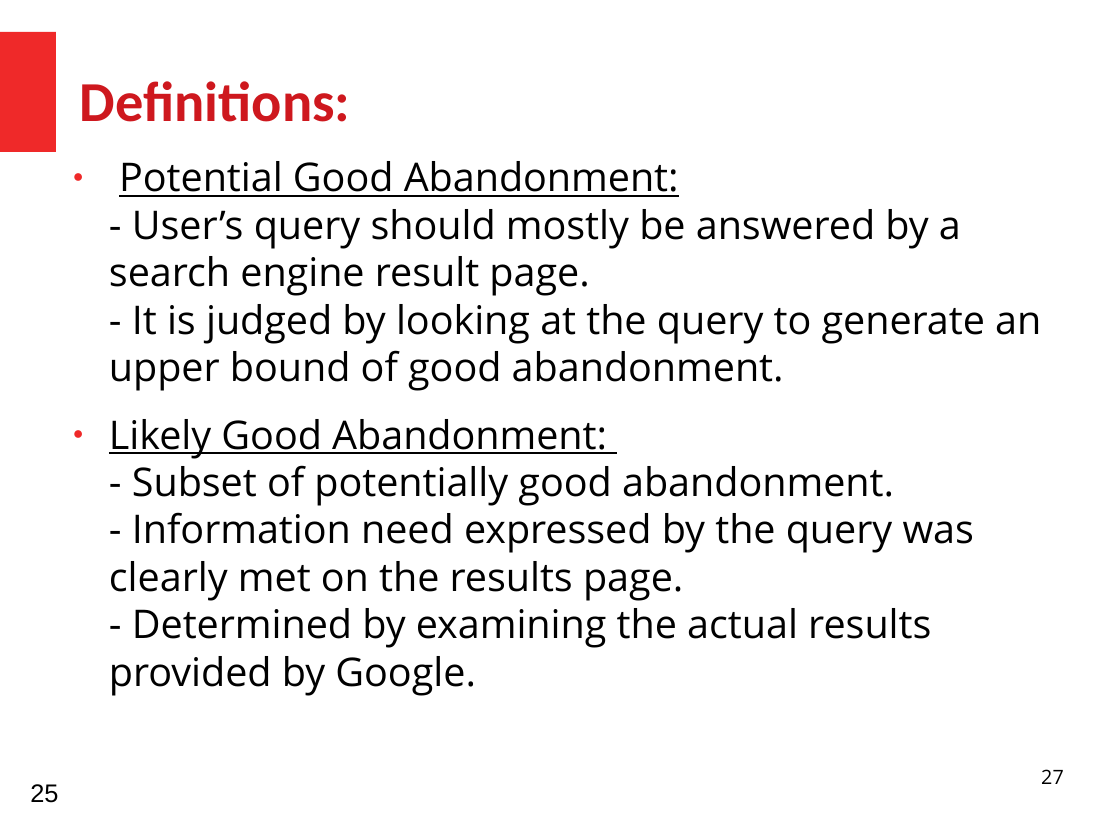
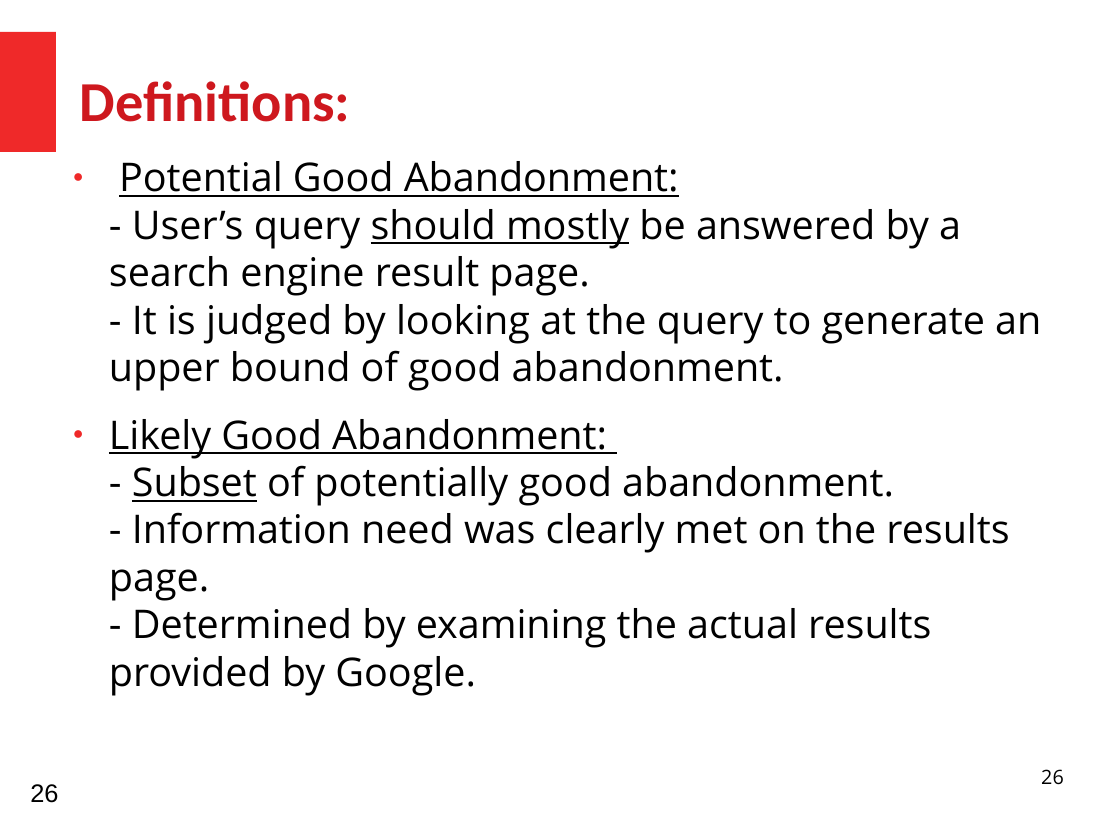
Before and after one commit to HussamHallak/cs834-f17, a slide deck: slide 26 of assignments/P3/P3.odp (slide 27 before the commit). Drawn at 1120x840 pixels with LibreOffice and Linux fonts; fonts in the diff are those of the drawing. Boxes give left, top, right and bottom in pixels: in the first picture for what was removed or moved away, otherwise in the second. Text is boxed around its words. In the diff, an @@ line names an element or a change of style, - is before the commit and + after.

```diff
--- a/assignments/P3/P3.odp
+++ b/assignments/P3/P3.odp
@@ text at <box>109,161,1041,391</box>: underline on in "should mostly" @@
@@ text at <box>109,419,1009,696</box>: text changed @@
-● Likely Good Abandonment:
-  - Subset of potentially good abandonment.
-  - Information need expressed by the query was clearly met on the results page.
-  - Determined by examining the actual results provided by Google.
+● Likely Good Abandonment:
+  - Subset of potentially good abandonment.
+  - Information need was clearly met on the results page.
+  - Determined by examining the actual results provided by Google.
@@ page number at <box>1041,769,1064,785</box>: text changed @@
-27
+26
@@ text at <box>30,784,58,803</box>: text changed @@
-25
+26
```
Also in this commit, not shown: 36 other slides changed, 2 slides added, 1 slide removed, 1 other file.
